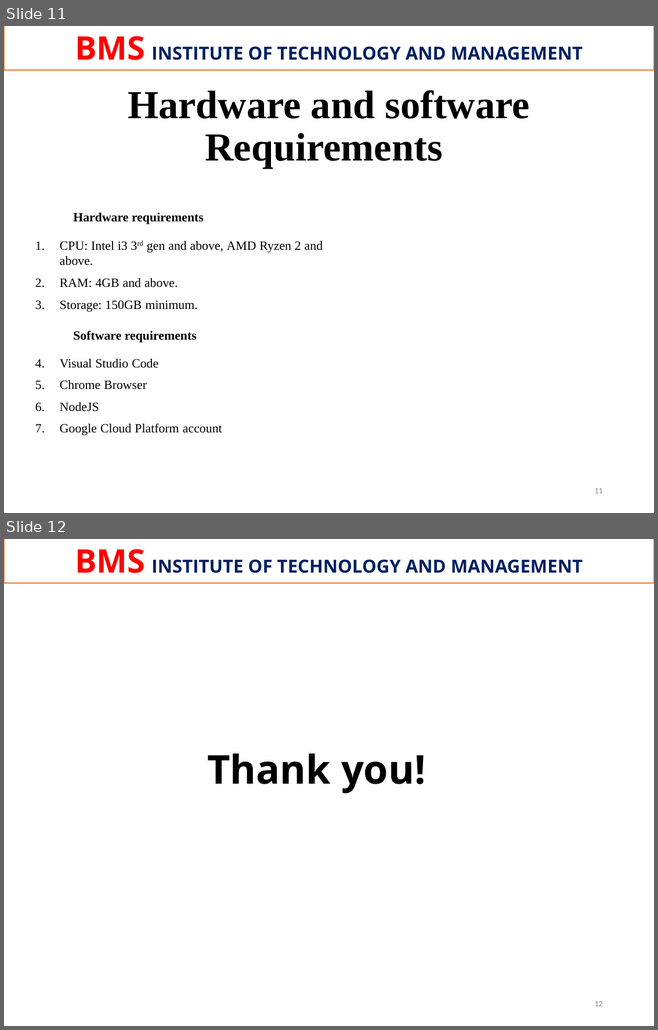
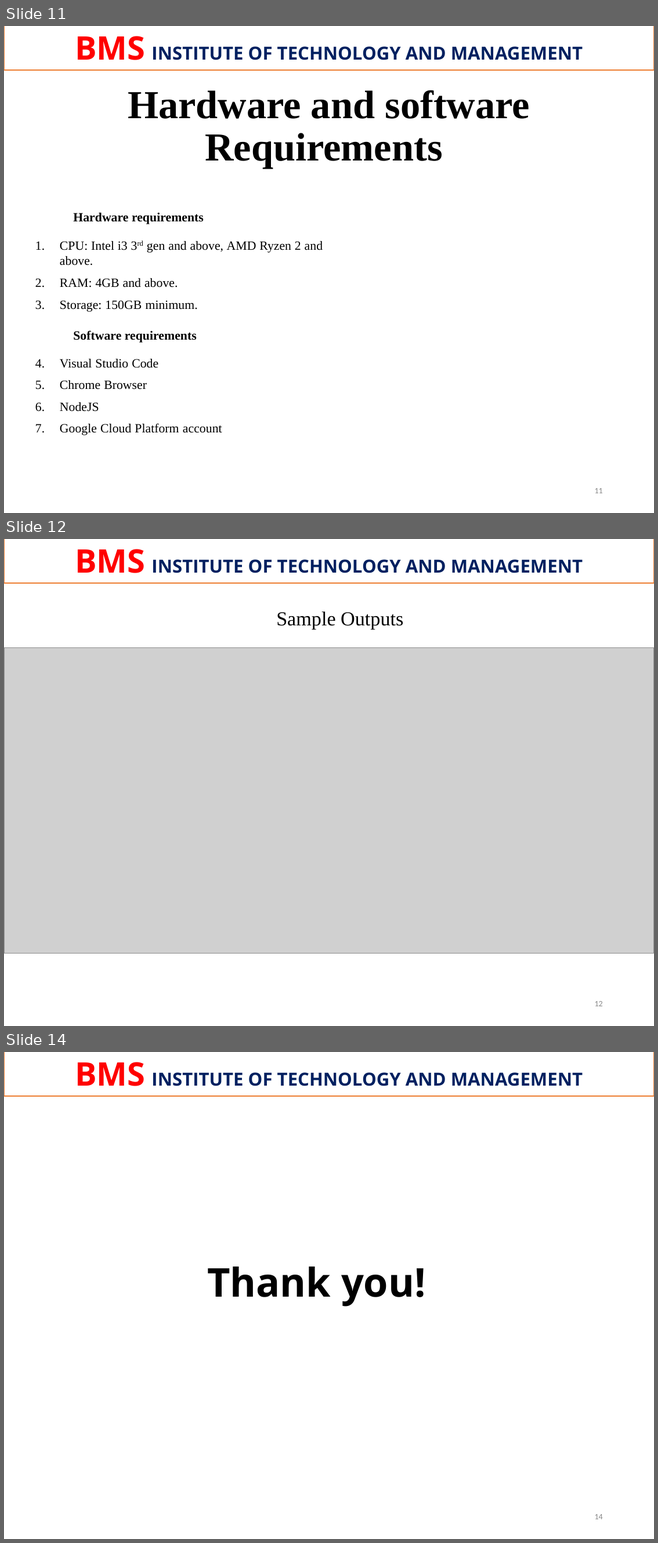
Before and after one commit to anirudhp06/Expenditure-Tracking, a slide deck: Documents/Expenditure tracking.pptx. Shown one above the other, each under a label of ours: slides 11 and 12 before the commit, slides 11, 12 and 14 after it; the slides between them are not shown. The pictures are 658x1030 and 658x1543 pixels, drawn with LibreOffice and Linux fonts; fonts in the diff are those of the drawing; grey boxes stand for pictures; background and template pictures are left out. Boxes give left, top, right and bottom in pixels: in the first picture for what was removed or moved away, otherwise in the second. Text is boxed around its words. In the diff, an @@ line names an element or a change of style, - is before the commit and + after.

```diff
--- a/Documents/Expenditure tracking.pptx
+++ b/Documents/Expenditure tracking.pptx
@@ slide 12 added at bbox=[4, 539, 654, 1026], background picture (left out); not listed: 1 template element that a slide beside it also shows @@
@@ text added at bbox=[276, 611, 403, 629], 22 pt, text #000000 @@
+Sample Outputs
@@ picture added at bbox=[4, 647, 654, 953] @@
@@ page number added at bbox=[594, 1001, 603, 1006], 9 pt, text #888888 @@
+12
@@ what was slide 12 is now slide 14 @@
@@ page number at bbox=[594, 1514, 603, 1519]: text changed @@
-12
+14
```
Also in this commit, not shown: 2 slides changed, 1 other slide added, 4 other files.
